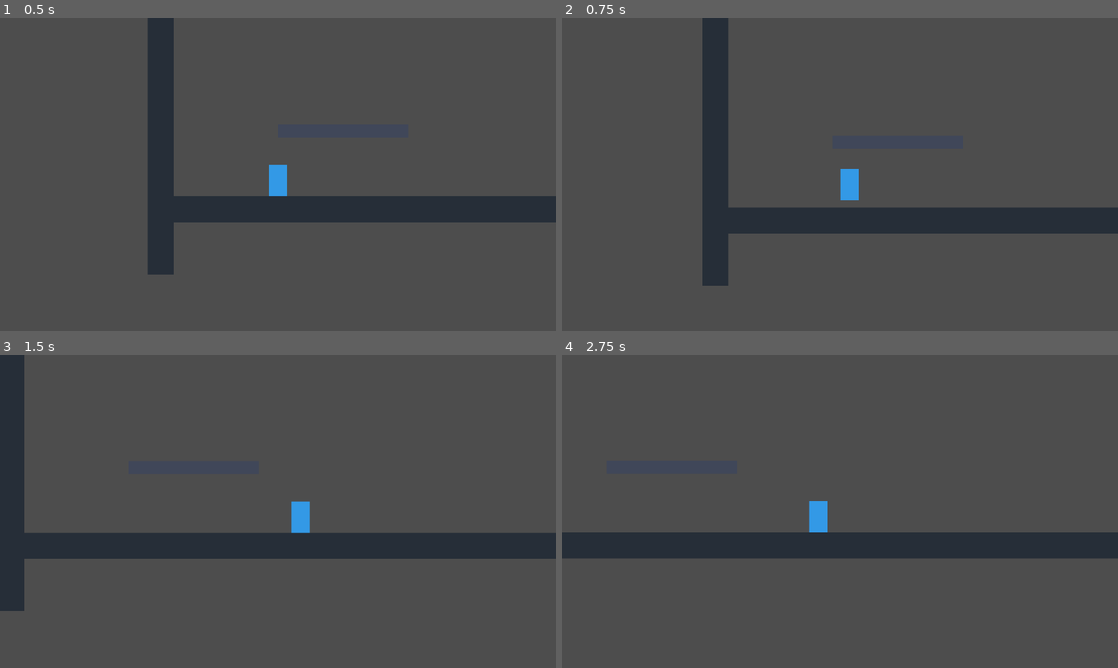
Above: before the commit, frames 1-4 (two rows, left to right).
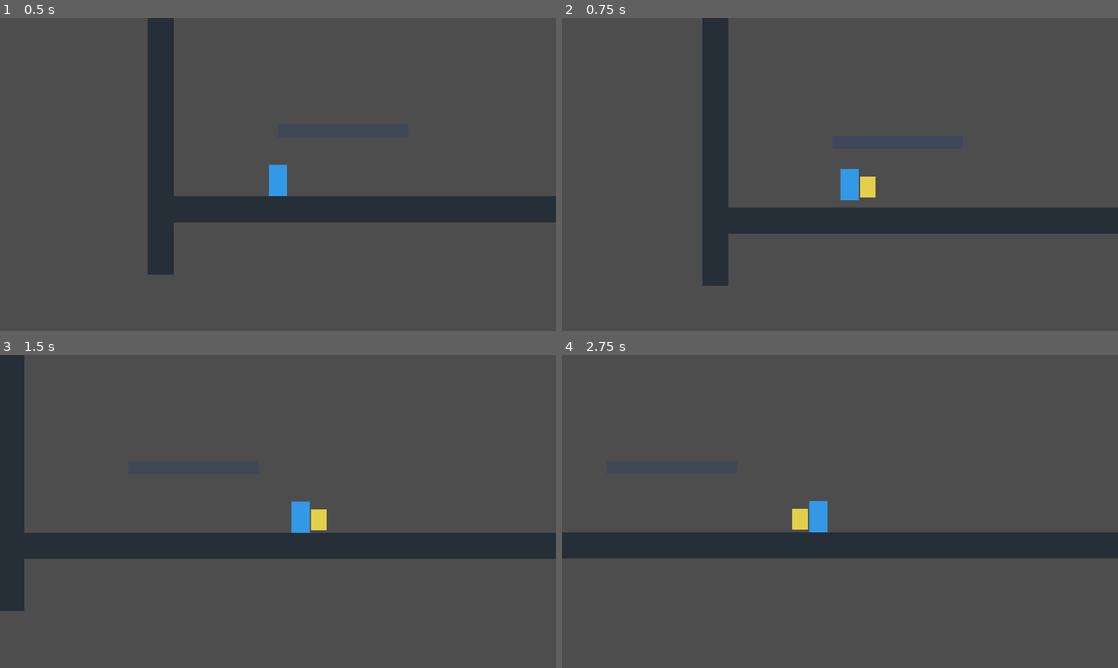
Above: after the commit, the same moments.

Repository: louisfghbvc/hoh-game-studio
Game: Godot game, scene res://scenes/main.tscn
Two runs of this game, one before a commit and one after it. Both use one fixed random seed, a clock stepped at 60 frames per second and the inputs below.
Inputs (mouse positions are in pixels of both pictures, inside the frame that each line leads up to):
- Up to frame 1 (0.5 s): no input
- Up to frame 2 (0.75 s): tap Enter (ui_accept) at 0.5 s; move the mouse to (962, 158) at 0.52 s; hold Right (ui_right) from 0.53 s (still down); hold Q from 0.53 s (still down); click (962, 158) at 0.67 s
- Up to frame 3 (1.5 s): keep holding Right (ui_right); tap Enter (ui_accept) at 0.77 s; tap J at 0.8, 1.35 s; move the mouse to (166, 527) at 1.27 s; release Q at 1.28 s; click (166, 527) at 1.42 s
- Up to frame 4 (2.75 s): tap Enter (ui_accept) at 1.52 s; tap Z at 1.55 s; move the mouse to (895, 442) at 2.02 s; release Right (ui_right) at 2.03 s; hold Left (ui_left) from 2.03 s (still down); hold Z from 2.03 s (still down); click (895, 442) at 2.17 s; tap Q at 2.3 s

Frame 1 is identical in both runs. In frame 2, 0.2% of the frame differs, in the area x 53-57%, y 50-58%; in frame 3, 0.2%, in the area x 55-59%, y 49-56%; in frame 4, 0.2%.

Commit message:
hoh(loop-002/003): implement 4-directional sword slash, pogo bounce, and soul focus heal

Diff:
--- a/game/scenes/player.tscn
+++ b/game/scenes/player.tscn
@@ -20,6 +20,14 @@
 position = Vector2(0, -24)
 shape = SubResource("RectangleShape2D_player")
 
+[node name="SlashVisual" type="ColorRect" parent="."]
+visible = false
+offset_left = 16.0
+offset_top = -36.0
+offset_right = 40.0
+offset_bottom = -4.0
+color = Color(1, 0.9, 0.3, 0.85)
+
 [node name="Camera2D" type="Camera2D" parent="."]
 position = Vector2(0, -32)
 zoom = Vector2(1.5, 1.5)
--- a/game/scripts/player.gd
+++ b/game/scripts/player.gd
@@ -11,6 +11,7 @@
 # --- Jump & Gravity ---
 @export_group("Jump")
 @export var jump_velocity: float = -520.0
+@export var pogo_velocity: float = -480.0
 @export var gravity_scale: float = 1.0
 @export var fall_gravity_scale: float = 1.5
 @export var coyote_time: float = 0.15
@@ -27,22 +28,49 @@
 @export var dash_duration: float = 0.18
 @export var dash_cooldown: float = 0.5
 
-# --- State Timers ---
+# --- Combat & Health (Loop 2 & Loop 3) ---
+@export_group("Combat & Health")
+@export var max_health: int = 5
+@export var current_health: int = 5
+@export var max_soul: float = 100.0
+@export var current_soul: float = 0.0
+@export var attack_cooldown: float = 0.25
+@export var attack_duration: float = 0.15
+
+# --- State Variables ---
 var coyote_timer: float = 0.0
 var jump_buffer_timer: float = 0.0
 var dash_cooldown_timer: float = 0.0
 var dash_timer: float = 0.0
+var attack_cooldown_timer: float = 0.0
+var attack_timer: float = 0.0
+var focus_heal_timer: float = 0.0
+
 var is_dashing: bool = false
+var is_attacking: bool = false
+var is_focusing: bool = false
+var attack_direction: Vector2 = Vector2.RIGHT
 var facing_direction: int = 1
 
 # Gravity reference
 var gravity: float = ProjectSettings.get_setting("physics/2d/default_gravity", 980.0)
 
-@onready var sprite: ColorRect = $ColorRect if has_node("ColorRect") else null
+# Node references
+@onready var slash_effect: ColorRect = $SlashVisual if has_node("SlashVisual") else null
+
+signal health_changed(new_hp, max_hp)
+signal soul_changed(new_soul, max_soul)
 
 func _physics_process(delta: float) -> void:
 	# Update timers
 	_update_timers(delta)
+
+	# Handle Focus Healing (Hold Q / A key)
+	if Input.is_key_pressed(KEY_Q) or Input.is_key_pressed(KEY_A):
+		_handle_focus_healing(delta)
+	else:
+		is_focusing = false
+		focus_heal_timer = 0.0
 
 	# Handle Dash Movement
 	if is_dashing:
@@ -100,6 +128,11 @@
 		if dash_cooldown_timer <= 0.0 and not is_dashing:
 			_start_dash()
 
+	# Attack Execution (Loop 2: 4-Directional Slash / Loop 3: Down Attack Pogo)
+	if (Input.is_key_pressed(KEY_J) or Input.is_key_pressed(KEY_Z) or Input.is_mouse_button_pressed(MOUSE_BUTTON_LEFT)):
+		if attack_cooldown_timer <= 0.0 and not is_attacking:
+			_execute_attack()
+
 	move_and_slide()
 
 func _execute_jump() -> void:
@@ -118,10 +151,73 @@
 	dash_timer = dash_duration
 	dash_cooldown_timer = dash_cooldown
 
+func _execute_attack() -> void:
+	is_attacking = true
+	attack_timer = attack_duration
+	attack_cooldown_timer = attack_cooldown
+
+	# Determine Direction (Up, Down in air, or Facing Forward)
+	var up_pressed = Input.is_key_pressed(KEY_W) or Input.is_action_pressed("ui_up")
+	var down_pressed = Input.is_key_pressed(KEY_S) or Input.is_action_pressed("ui_down")
+
+	if up_pressed:
+		attack_direction = Vector2.UP
+	elif down_pressed and not is_on_floor():
+		attack_direction = Vector2.DOWN
+		# Trigger Pogo Jump if hitting ground/hazard below!
+		_trigger_pogo_bounce()
+	else:
+		attack_direction = Vector2.RIGHT if facing_direction > 0 else Vector2.LEFT
+
+	_visualize_slash(attack_direction)
+	# Add Soul on attack hit (Loop 3 mechanic)
+	add_soul(11.0)
+
+func _trigger_pogo_bounce() -> void:
+	velocity.y = pogo_velocity
+	coyote_timer = coyote_time
+
+func add_soul(amount: float) -> void:
+	current_soul = min(max_soul, current_soul + amount)
+	emit_signal("soul_changed", current_soul, max_soul)
+
+func _handle_focus_healing(delta: float) -> void:
+	if current_health >= max_health or current_soul < 33.0:
+		return
+	is_focusing = true
+	focus_heal_timer += delta
+	if focus_heal_timer >= 0.8: # Hold for 0.8s to heal 1 HP
+		current_soul -= 33.0
+		current_health = min(max_health, current_health + 1)
+		focus_heal_timer = 0.0
+		emit_signal("health_changed", current_health, max_health)
+		emit_signal("soul_changed", current_soul, max_soul)
+
+func _visualize_slash(dir: Vector2) -> void:
+	if slash_effect:
+		slash_effect.visible = true
+		if dir == Vector2.UP:
+			slash_effect.position = Vector2(-24, -80)
+			slash_effect.size = Vector2(48, 20)
+		elif dir == Vector2.DOWN:
+			slash_effect.position = Vector2(-24, 0)
+			slash_effect.size = Vector2(48, 20)
+		else:
+			slash_effect.position = Vector2(16 if dir.x > 0 else -40, -36)
+			slash_effect.size = Vector2(24, 32)
+
 func _update_timers(delta: float) -> void:
 	if dash_cooldown_timer > 0.0:
 		dash_cooldown_timer -= delta
+	if attack_cooldown_timer > 0.0:
+		attack_cooldown_timer -= delta
 	if is_dashing:
 		dash_timer -= delta
 		if dash_timer <= 0.0:
 			is_dashing = false
+	if is_attacking:
+		attack_timer -= delta
+		if attack_timer <= 0.0:
+			is_attacking = false
+			if slash_effect:
+				slash_effect.visible = false
Not shown, added: .gameloop/receipts/loop-0002/developer-c38ab7c4eac9.json
Not shown, added: .gameloop/receipts/loop-0002/planner-450ec0f68b11.json
Not shown, changed: .gameloop/vcs.json
